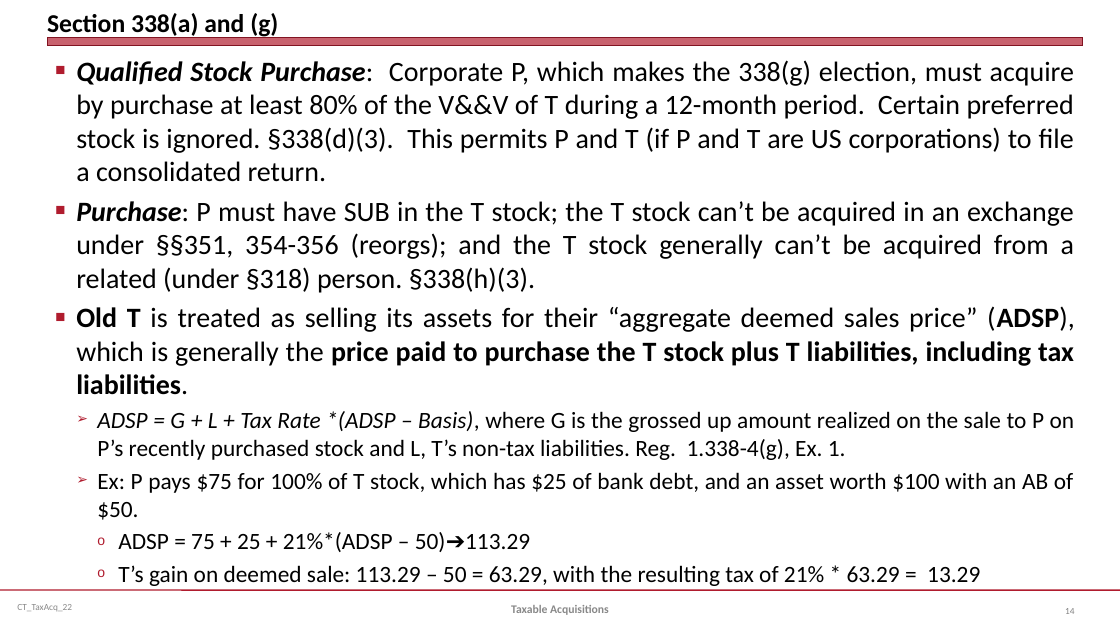
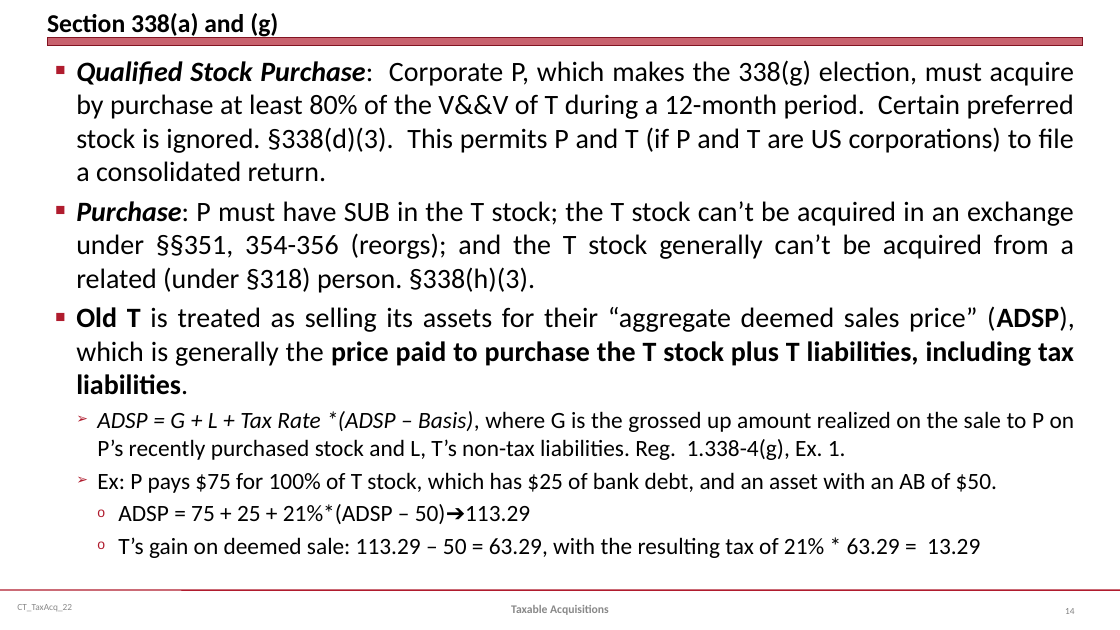
Before and after one commit to jmc877/Corporate-Tax, a slide deck: slide 14 of slides/CT_TaxAcq_22.pptx. Drawn at 1120x630 pixels with LibreOffice and Linux fonts; fonts in the diff are those of the drawing. Boxes give left, top, right and bottom in pixels: in the first picture for what was removed or moved away, otherwise in the second. Text is boxed around its words. In the diff, an @@ line names an element or a change of style, - is before the commit and + after.

```diff
--- a/slides/CT_TaxAcq_22.pptx
+++ b/slides/CT_TaxAcq_22.pptx
@@ text at (x1=97, y1=472, x2=997, y2=493): text changed @@
-  ➢ Ex: P pays $75 for 100% of T stock, which has $25 of bank debt, and an asset worth $100 with an AB of $50.
+  ➢ Ex: P pays $75 for 100% of T stock, which has $25 of bank debt, and an asset with an AB of $50.
```
